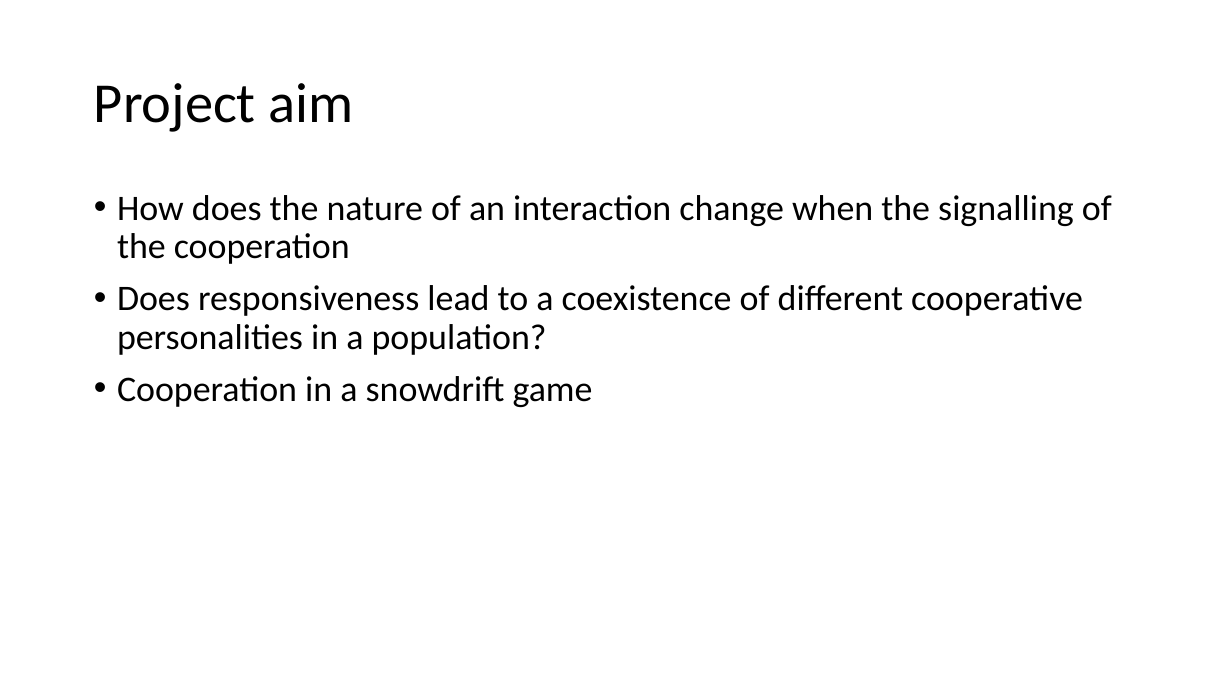
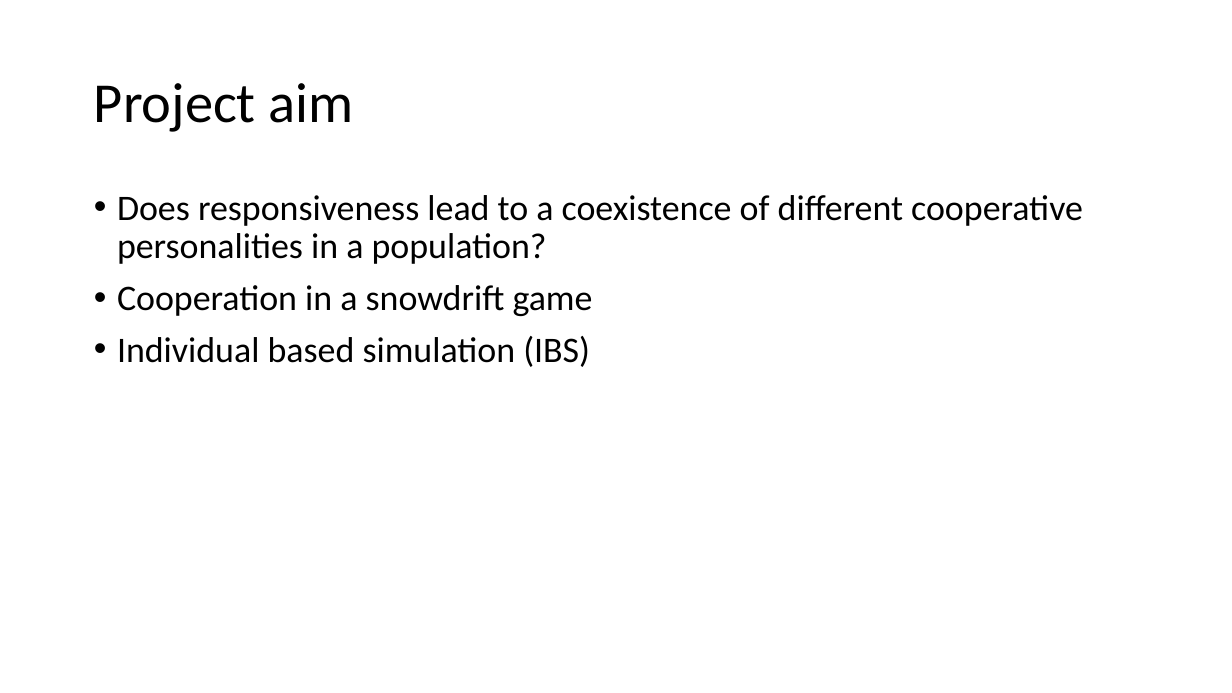
Before and after one commit to J-Damhuis/Cooperation, a slide deck: slide 3 of Presentations/Presentation_17-12-2018.pptx. Drawn at 1232x693 pixels with LibreOffice and Linux fonts; fonts in the diff are those of the drawing. Boxes give left, top, right and bottom in pixels: in the first picture for what was removed or moved away, otherwise in the second. Text is boxed around its words. In the diff, an @@ line names an element or a change of style, - is before the commit and + after.

```diff
--- a/Presentations/Presentation_17-12-2018.pptx
+++ b/Presentations/Presentation_17-12-2018.pptx
@@ text at bbox=[117, 195, 1112, 264]: paragraph removed @@
-• How does the nature of an interaction change when the signalling of the cooperation
@@ text at bbox=[117, 336, 590, 367]: paragraph added @@
+• Individual based simulation (IBS)
```
Also in this commit, not shown: 5 other slides changed, 10 slides added, 2 slides removed, 1 other file.
